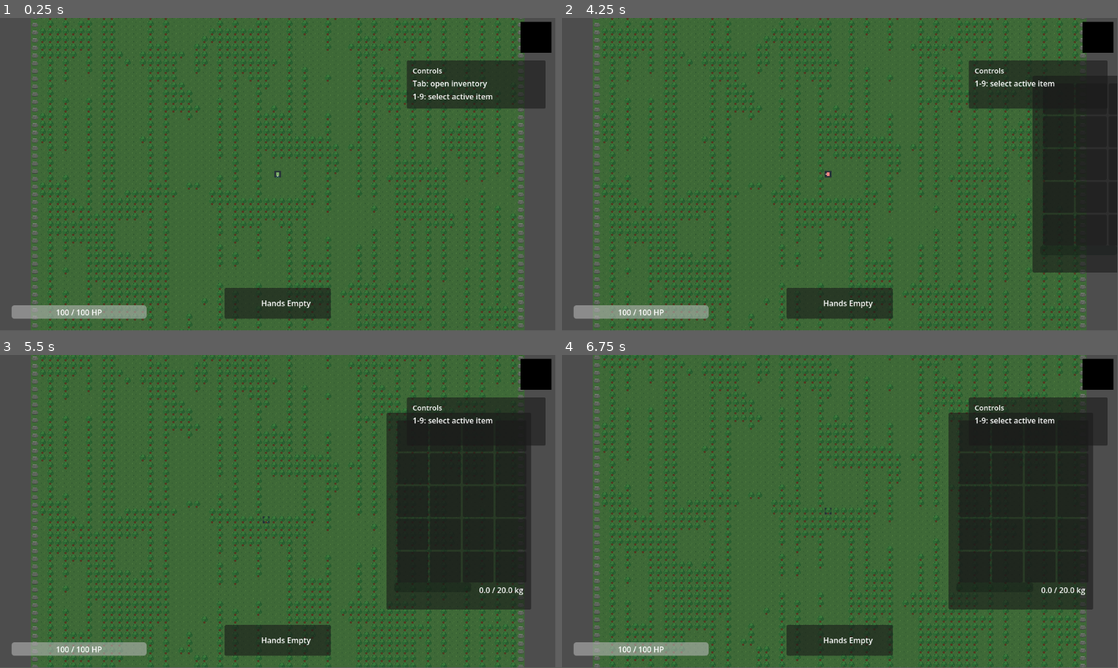
Above: before the commit, frames 1-4 (two rows, left to right).
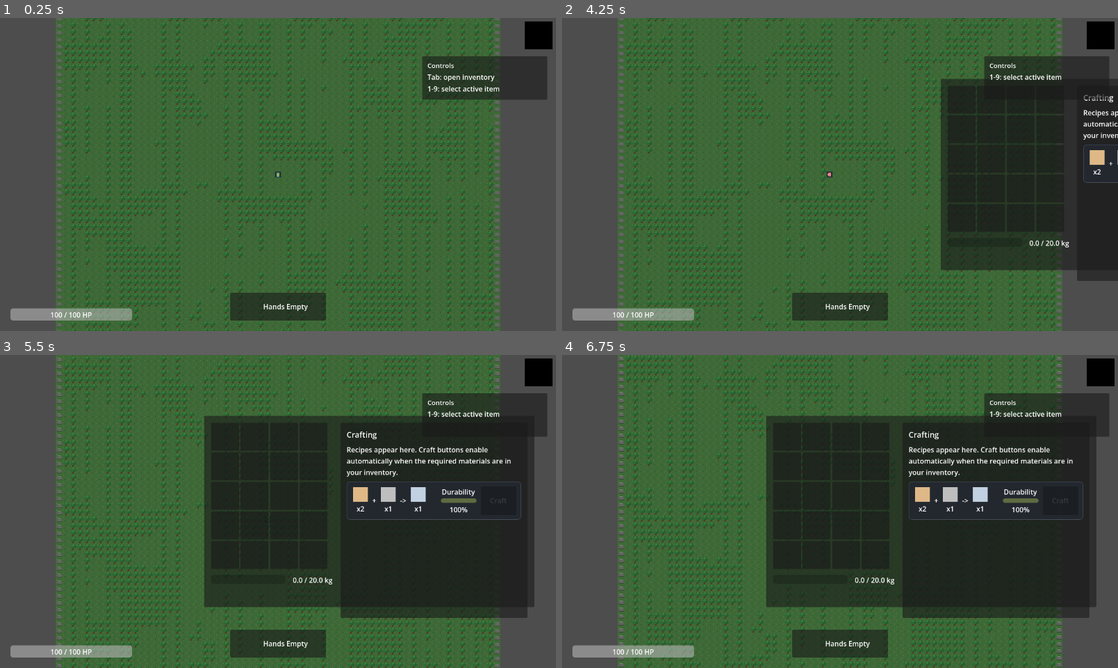
Above: after the commit, the same moments.

Repository: Maddiplomat/Project-alchemy
Game: Godot game, scene res://scenes/World.tscn
The game is run twice, just before and just after one commit, with the same random seed, the same clock (stepped at 60 frames per second) and the same inputs.
Inputs (mouse positions are in pixels of both pictures, inside the frame that each line leads up to):
- Up to frame 1 (0.25 s): no input
- Up to frame 2 (4.25 s): tap Enter at 0.5, 2.75 s; move the mouse to (962, 158) at 0.52 s; hold D (move_right) 0.53-1.25 s; hold E (interact) 0.53-1.25 s; click (962, 158) at 0.67 s; drag from (728, 190) to (895, 193) at 1.27 s; tap Space at 2, 3.5 s; move the mouse to (895, 105) at 2.02 s; hold D (move_right) 2.03-2.75 s; hold E (interact) 2.03-2.75 s; drag from (812, 237) to (695, 130) at 2.77 s; move the mouse to (1006, 221) at 3.52 s; hold A (move_left) from 3.53 s (still down); hold E (interact) from 3.53 s (still down); tap Tab (toggle_inventory) at 4.15 s
- Up to frame 3 (5.5 s): release A (move_left) at 4.25 s; release E (interact) at 4.25 s; drag from (494, 436) to (505, 608) at 4.27 s; tap Enter at 5 s; move the mouse to (444, 436) at 5.02 s; hold S (move_down) from 5.03 s (still down); hold E (interact) from 5.03 s (still down); click (444, 436) at 5.17 s
- Up to frame 4 (6.75 s): release S (move_down) at 5.75 s; release E (interact) at 5.75 s; drag from (1040, 436) to (856, 358) at 5.77 s; drag from (1073, 436) to (717, 633) at 6.52 s
In our replay, the window is 799x449 before the commit and 800x450 after it. These sizes can differ from the game's own. Grey fills any space a smaller window leaves; there, only what the larger window draws over its background counts as a difference.

The runs differ from the first frame. In frame 1, 19% of the frame differs, in the area x 1-100%, y 0-100%; in frame 2, 24%; in frame 3, 35%; in frame 4, 35%.

Commit message:
Add crafting panel to inventory UI

Diff:
--- a/project.godot
+++ b/project.godot
@@ -116,6 +116,11 @@
 
 3d/physics_engine="Jolt Physics"
 
+[display]
+
+window/size/viewport_width=1280
+window/size/viewport_height=720
+
 [rendering]
 
 rendering_device/driver.windows="d3d12"
--- a/scenes/inventory_grid.tscn
+++ b/scenes/inventory_grid.tscn
@@ -7,28 +7,32 @@
 script = ExtResource("1_pkvtp")
 
 [node name="InventoryPanel" type="Panel" parent="." unique_id=582636693]
-custom_minimum_size = Vector2(300, 408)
+custom_minimum_size = Vector2(760, 440)
 
-[node name="Grid" type="GridContainer" parent="InventoryPanel" unique_id=123695224]
+[node name="PanelContent" type="HBoxContainer" parent="InventoryPanel" unique_id=181028481]
+layout_mode = 0
+offset_left = 16.0
+offset_top = 16.0
+offset_right = 744.0
+offset_bottom = 424.0
+theme_override_constants/separation = 18
+
+[node name="InventoryColumn" type="VBoxContainer" parent="InventoryPanel/PanelContent" unique_id=1442415162]
+custom_minimum_size = Vector2(268, 0)
+layout_mode = 2
+size_flags_horizontal = 3
+theme_override_constants/separation = 14
+
+[node name="Grid" type="GridContainer" parent="InventoryPanel/PanelContent/InventoryColumn" unique_id=123695224]
 custom_minimum_size = Vector2(256, 320)
-layout_mode = 0
-offset_left = 22.0
-offset_top = 16.0
-offset_right = 278.0
-offset_bottom = 336.0
+layout_mode = 2
 columns = 4
 
-[node name="WeightRow" type="HBoxContainer" parent="InventoryPanel"]
-layout_mode = 0
-anchors_preset = 10
-anchor_right = 1.0
-offset_left = 16.0
-offset_top = 352.0
-offset_right = -16.0
-offset_bottom = 384.0
+[node name="WeightRow" type="HBoxContainer" parent="InventoryPanel/PanelContent/InventoryColumn"]
+layout_mode = 2
 theme_override_constants/separation = 12
 
-[node name="WeightBar" type="ProgressBar" parent="InventoryPanel/WeightRow"]
+[node name="WeightBar" type="ProgressBar" parent="InventoryPanel/PanelContent/InventoryColumn/WeightRow"]
 custom_minimum_size = Vector2(0, 20)
 layout_mode = 2
 size_flags_horizontal = 3
@@ -37,12 +41,50 @@
 show_percentage = false
 modulate = Color(0.45, 0.83, 0.61, 1)
 
-[node name="WeightLabel" type="Label" parent="InventoryPanel/WeightRow"]
+[node name="WeightLabel" type="Label" parent="InventoryPanel/PanelContent/InventoryColumn/WeightRow"]
 custom_minimum_size = Vector2(96, 0)
 layout_mode = 2
 horizontal_alignment = 2
 vertical_alignment = 1
 text = "0.0 / 20.0 kg"
+
+[node name="CraftingPanel" type="PanelContainer" parent="InventoryPanel/PanelContent" unique_id=944136859]
+custom_minimum_size = Vector2(430, 0)
+layout_mode = 2
+size_flags_horizontal = 3
+
+[node name="MarginContainer" type="MarginContainer" parent="InventoryPanel/PanelContent/CraftingPanel" unique_id=1927158014]
+layout_mode = 2
+theme_override_constants/margin_left = 14
+theme_override_constants/margin_top = 14
+theme_override_constants/margin_right = 14
+theme_override_constants/margin_bottom = 14
+
+[node name="CraftingContent" type="VBoxContainer" parent="InventoryPanel/PanelContent/CraftingPanel/MarginContainer" unique_id=1671815692]
+layout_mode = 2
+theme_override_constants/separation = 10
+
+[node name="CraftingTitle" type="Label" parent="InventoryPanel/PanelContent/CraftingPanel/MarginContainer/CraftingContent" unique_id=1206868868]
+layout_mode = 2
+theme_override_font_sizes/font_size = 18
+text = "Crafting"
+
+[node name="CraftingHint" type="Label" parent="InventoryPanel/PanelContent/CraftingPanel/MarginContainer/CraftingContent" unique_id=195734373]
+layout_mode = 2
+autowrap_mode = 3
+text = "Recipes appear here. Craft buttons enable automatically when the required materials are in your inventory."
+
+[node name="RecipesScroll" type="ScrollContainer" parent="InventoryPanel/PanelContent/CraftingPanel/MarginContainer/CraftingContent" unique_id=900397119]
+custom_minimum_size = Vector2(0, 300)
+layout_mode = 2
+size_flags_vertical = 3
+horizontal_scroll_mode = 0
+
+[node name="RecipesList" type="VBoxContainer" parent="InventoryPanel/PanelContent/CraftingPanel/MarginContainer/CraftingContent/RecipesScroll" unique_id=1048866388]
+custom_minimum_size = Vector2(388, 0)
+layout_mode = 2
+size_flags_horizontal = 3
+theme_override_constants/separation = 8
 
 [node name="TooltipPanel" type="Panel" parent="." unique_id=391146286]
 visible = false
--- a/scripts/inventory_grid.gd
+++ b/scripts/inventory_grid.gd
@@ -1,9 +1,10 @@
 extends CanvasLayer
 
 @onready var panel = $InventoryPanel
-@onready var grid = $InventoryPanel/Grid
-@onready var weight_bar: ProgressBar = $InventoryPanel/WeightRow/WeightBar
-@onready var weight_label: Label = $InventoryPanel/WeightRow/WeightLabel
+@onready var grid = $InventoryPanel/PanelContent/InventoryColumn/Grid
+@onready var weight_bar: ProgressBar = $InventoryPanel/PanelContent/InventoryColumn/WeightRow/WeightBar
+@onready var weight_label: Label = $InventoryPanel/PanelContent/InventoryColumn/WeightRow/WeightLabel
+@onready var recipes_list: VBoxContainer = $InventoryPanel/PanelContent/CraftingPanel/MarginContainer/CraftingContent/RecipesScroll/RecipesList
 @onready var tooltip_panel: Panel = $TooltipPanel
 @onready var tooltip_name_label: Label = $TooltipPanel/MarginContainer/TooltipContent/NameLabel
 @onready var tooltip_weight_label: Label = $TooltipPanel/MarginContainer/TooltipContent/WeightLabel
@@ -24,6 +25,12 @@
 const WEIGHT_NORMAL_COLOR := Color(0.45, 0.83, 0.61, 1.0)
 const WEIGHT_WARNING_COLOR := Color(0.95, 0.67, 0.29, 1.0)
 const WEIGHT_DANGER_COLOR := Color(0.89, 0.29, 0.24, 1.0)
+const CRAFT_READY_COLOR := Color(0.45, 0.83, 0.61, 1.0)
+const CRAFT_LOCKED_COLOR := Color(0.36, 0.39, 0.43, 1.0)
+const RECIPE_ROW_BG_COLOR := Color(0.14, 0.16, 0.19, 0.9)
+const RECIPE_ROW_BORDER_COLOR := Color(0.29, 0.31, 0.36, 1.0)
+const RECIPE_DURABILITY_COLOR := Color(0.75, 0.86, 0.43, 1.0)
+const ITEM_ICON_SIZE := Vector2(34, 34)
 
 var drag_origin_index := -1
 var drag_ghost: TextureRect = null
@@ -32,6 +39,8 @@
 var tooltip_delay_timer: SceneTreeTimer = null
 var inventory_hint_seen := false
 var select_hint_seen := false
+var recipe_row_refs: Dictionary[StringName, Dictionary] = {}
+var _placeholder_textures := {}
 
 func _ready():
 	_load_onboarding_state()
@@ -63,6 +72,8 @@
 	InventoryManager.inventory_changed.connect(refresh_grid)
 	InventoryManager.held_item_changed.connect(func(_id): refresh_grid())
 	InventoryManager.weight_changed.connect(_on_weight_changed)
+	CraftingManager.crafted.connect(_on_item_crafted)
+	_build_recipe_rows()
 	refresh_grid()
 	_update_weight_display(InventoryManager.total_weight, InventoryManager.carry_capacity)
 
@@ -135,6 +146,8 @@
 		_show_tooltip_for_slot(hover_slot_index)
 	elif hover_slot_index == -1:
 		_hide_tooltip()
+
+	_refresh_recipe_states()
 
 func _on_weight_changed(total_weight: float, carry_capacity: float) -> void:
 	_update_weight_display(total_weight, carry_capacity)
@@ -336,6 +349,182 @@
 	tooltip_durability_label.text = "Durability: %d%%" % percent
 	tooltip_durability_label.visible = true
 
+func _build_recipe_rows() -> void:
+	for child in recipes_list.get_children():
+		child.queue_free()
+	recipe_row_refs.clear()
+
+	var recipe_ids: Array[String] = []
+	for recipe_id: StringName in RecipeDatabase.get_all_recipes().keys():
+		recipe_ids.append(String(recipe_id))
+	recipe_ids.sort()
+
+	for recipe_id_text: String in recipe_ids:
+		var recipe_id := StringName(recipe_id_text)
+		var recipe := RecipeDatabase.get_recipe(recipe_id)
+		if recipe.is_empty():
+			continue
+
+		var row := PanelContainer.new()
+		row.custom_minimum_size = Vector2(0, 88)
+		var row_style := StyleBoxFlat.new()
+		row_style.bg_color = RECIPE_ROW_BG_COLOR
+		row_style.border_width_left = 1
+		row_style.border_width_top = 1
+		row_style.border_width_right = 1
+		row_style.border_width_bottom = 1
+		row_style.border_color = RECIPE_ROW_BORDER_COLOR
+		row_style.corner_radius_top_left = 8
+		row_style.corner_radius_top_right = 8
+		row_style.corner_radius_bottom_right = 8
+		row_style.corner_radius_bottom_left = 8
+		row.add_theme_stylebox_override("panel", row_style)
+		recipes_list.add_child(row)
+
+		var margin := MarginContainer.new()
+		margin.add_theme_constant_override("margin_left", 10)
+		margin.add_theme_constant_override("margin_top", 10)
+		margin.add_theme_constant_override("margin_right", 10)
+		margin.add_theme_constant_override("margin_bottom", 10)
+		row.add_child(margin)
+
+		var row_box := HBoxContainer.new()
+		row_box.size_flags_horizontal = Control.SIZE_EXPAND_FILL
+		row_box.alignment = BoxContainer.ALIGNMENT_CENTER
+		row_box.add_theme_constant_override("separation", 10)
+		margin.add_child(row_box)
+
+		var recipe_flow := HBoxContainer.new()
+		recipe_flow.size_flags_horizontal = Control.SIZE_EXPAND_FILL
+		recipe_flow.add_theme_constant_override("separation", 6)
+		row_box.add_child(recipe_flow)
+
+		var inputs: Array = recipe.get(&"inputs", [])
+		for i in range(inputs.size()):
+			var input_data: Dictionary = inputs[i]
+			recipe_flow.add_child(_create_recipe_item_block(
+				String(input_data.get(&"element_id", "")),
+				int(input_data.get(&"qty", 0))
+			))
+			if i < inputs.size() - 1:
+				recipe_flow.add_child(_create_separator_label("+"))
+
+		recipe_flow.add_child(_create_separator_label("->"))
+
+		var output: Dictionary = recipe.get(&"output", {})
+		recipe_flow.add_child(_create_recipe_item_block(
+			String(output.get(&"item_id", "")),
+			int(output.get(&"qty", 0))
+		))
+
+		var durability_box := VBoxContainer.new()
+		durability_box.custom_minimum_size = Vector2(82, 0)
+		durability_box.alignment = BoxContainer.ALIGNMENT_CENTER
+		row_box.add_child(durability_box)
+
+		var durability_label := Label.new()
+		durability_label.horizontal_alignment = HORIZONTAL_ALIGNMENT_CENTER
+		durability_label.text = "Durability"
+		durability_box.add_child(durability_label)
+
+		var durability_bar := ProgressBar.new()
+		durability_bar.custom_minimum_size = Vector2(72, 10)
+		durability_bar.max_value = 1.0
+		durability_bar.show_percentage = false
+		durability_bar.value = float(recipe.get(&"durability", 1.0))
+		durability_bar.modulate = RECIPE_DURABILITY_COLOR
+		durability_box.add_child(durability_bar)
+
+		var durability_value := Label.new()
+		durability_value.horizontal_alignment = HORIZONTAL_ALIGNMENT_CENTER
+		durability_value.text = "%d%%" % int(round(float(recipe.get(&"durability", 1.0)) * 100.0))
+		durability_box.add_child(durability_value)
+
+		var craft_button := Button.new()
+		craft_button.custom_minimum_size = Vector2(82, 32)
+		craft_button.text = "Craft"
+		craft_button.pressed.connect(_on_craft_pressed.bind(recipe_id))
+		row_box.add_child(craft_button)
+
+		recipe_row_refs[recipe_id] = {
+			"button": craft_button,
+			"style": row_style,
+		}
+
+func _create_recipe_item_block(item_id: String, quantity: int) -> VBoxContainer:
+	var block := VBoxContainer.new()
+	block.custom_minimum_size = Vector2(42, 0)
+	block.alignment = BoxContainer.ALIGNMENT_CENTER
+
+	var icon_holder := CenterContainer.new()
+	icon_holder.custom_minimum_size = ITEM_ICON_SIZE
+	block.add_child(icon_holder)
+
+	var icon := TextureRect.new()
+	icon.custom_minimum_size = ITEM_ICON_SIZE
+	icon.expand_mode = TextureRect.EXPAND_IGNORE_SIZE
+	icon.stretch_mode = TextureRect.STRETCH_KEEP_ASPECT_CENTERED
+	icon.texture = _get_placeholder_texture(item_id)
+	icon.modulate = _get_item_color(item_id)
+	icon_holder.add_child(icon)
+
+	var quantity_label := Label.new()
+	quantity_label.horizontal_alignment = HORIZONTAL_ALIGNMENT_CENTER
+	quantity_label.text = "x%d" % quantity
+	block.add_child(quantity_label)
+
+	return block
+
+func _create_separator_label(text: String) -> Label:
+	var label := Label.new()
+	label.vertical_alignment = VERTICAL_ALIGNMENT_CENTER
+	label.text = text
+	return label
+
+func _refresh_recipe_states() -> void:
+	for recipe_id: StringName in recipe_row_refs:
+		var row_ref: Dictionary = recipe_row_refs[recipe_id]
+		var craft_button: Button = row_ref.get("button")
+		var row_style: StyleBoxFlat = row_ref.get("style")
+		var can_craft_now := CraftingManager.can_craft(recipe_id)
+		craft_button.disabled = not can_craft_now
+		craft_button.modulate = CRAFT_READY_COLOR if can_craft_now else CRAFT_LOCKED_COLOR
+		row_style.border_color = CRAFT_READY_COLOR if can_craft_now else RECIPE_ROW_BORDER_COLOR
+
+func _on_craft_pressed(recipe_id: StringName) -> void:
+	CraftingManager.craft(recipe_id)
+
+func _on_item_crafted(_recipe_id: StringName) -> void:
+	refresh_grid()
+
+func _get_item_color(item_id: String) -> Color:
+	match item_id:
+		"wood":
+			return Color.BURLYWOOD
+		"stone":
+			return Color.GRAY
+		"iron":
+			return Color.SILVER
+		"primitive_axe":
+			return Color(0.76, 0.82, 0.88, 1.0)
+		_:
+			return Color.WHITE
+
+func _get_placeholder_texture(item_id: String) -> Texture2D:
+	if _placeholder_textures.has(item_id):
+		return _placeholder_textures[item_id]
+
+	var gradient := Gradient.new()
+	gradient.set_color(0, Color.WHITE)
+	gradient.set_color(1, Color.WHITE)
+
+	var texture := GradientTexture2D.new()
+	texture.gradient = gradient
+	texture.width = int(ITEM_ICON_SIZE.x)
+	texture.height = int(ITEM_ICON_SIZE.y)
+	_placeholder_textures[item_id] = texture
+	return texture
+
 func _load_onboarding_state() -> void:
 	var config := ConfigFile.new()
 	var err := config.load(ONBOARDING_CONFIG_PATH)
